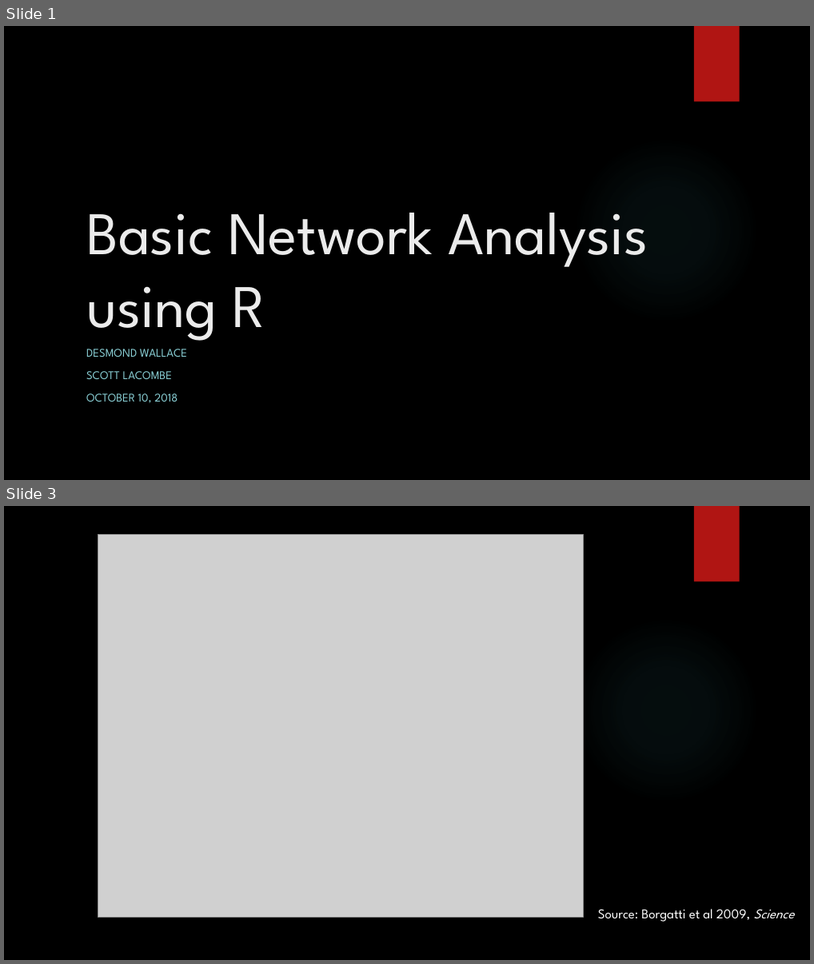
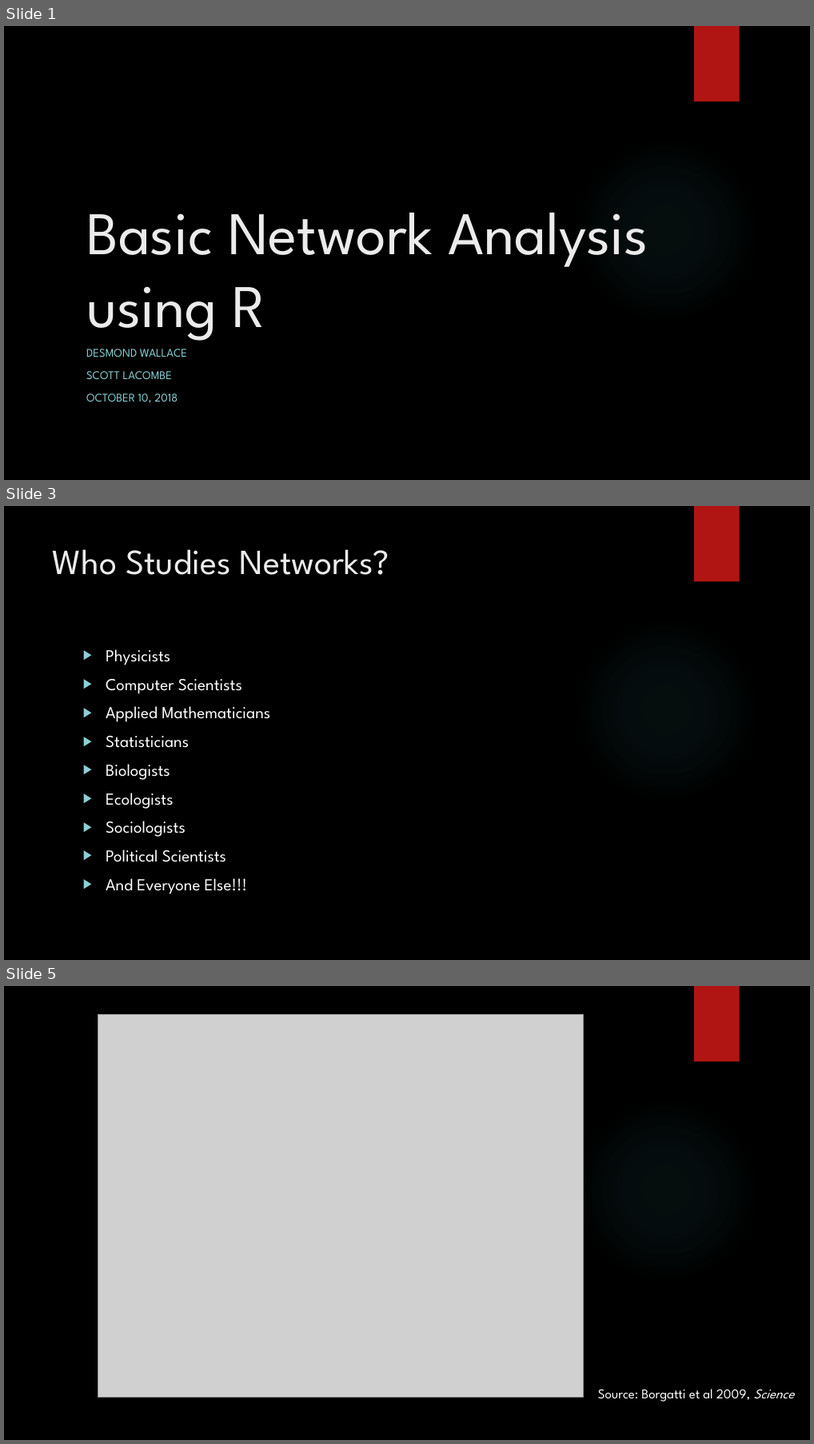
Before and after one commit to dwallc/Workshops, a slide deck: R/Basic Network Analysis Using R/Basic Network Analysis using R.pptx. Shown one above the other, each under a label of ours: slides 1 and 3 before the commit, slides 1, 3 and 5 after it; the slides between them are not shown. The pictures are 814x964 and 814x1444 pixels, drawn with LibreOffice and Linux fonts; fonts in the diff are those of the drawing; grey boxes stand for pictures; background and template pictures are left out. Boxes give left, top, right and bottom in pixels: in the first picture for what was removed or moved away, otherwise in the second. Text is boxed around its words. In the diff, an @@ line names an element or a change of style, - is before the commit and + after.

```diff
--- a/R/Basic Network Analysis Using R/Basic Network Analysis using R.pptx
+++ b/R/Basic Network Analysis Using R/Basic Network Analysis using R.pptx
@@ slide 3 added at bbox=[4, 506, 810, 960], background picture (left out); not listed: 2 template elements that a slide beside it also shows @@
@@ title added at bbox=[53, 549, 389, 575], 42 pt, text #EBEBEB @@
+Who Studies Networks?
@@ text added at bbox=[106, 649, 270, 894], 20 pt, text #FFFFFF @@
+▶ Physicists
+▶ Computer Scientists
+▶ Applied Mathematicians
+▶ Statisticians
+▶ Biologists
+▶ Ecologists
+▶ Sociologists
+▶ Political Scientists
+▶ And Everyone Else!!!
@@ what was slide 3 is now slide 5 @@
```
Also in this commit, not shown: 3 slides changed, 2 other slides added.
